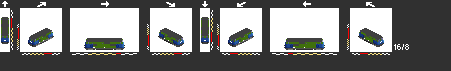
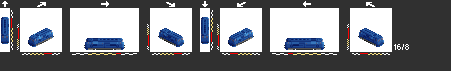
Two versions of the same layered image (451 × 71). Layer-by-layer changes:
hid "dsb1", painted on it over [1,17,383,50]
painted on "mz1" over [31,28,381,44]
